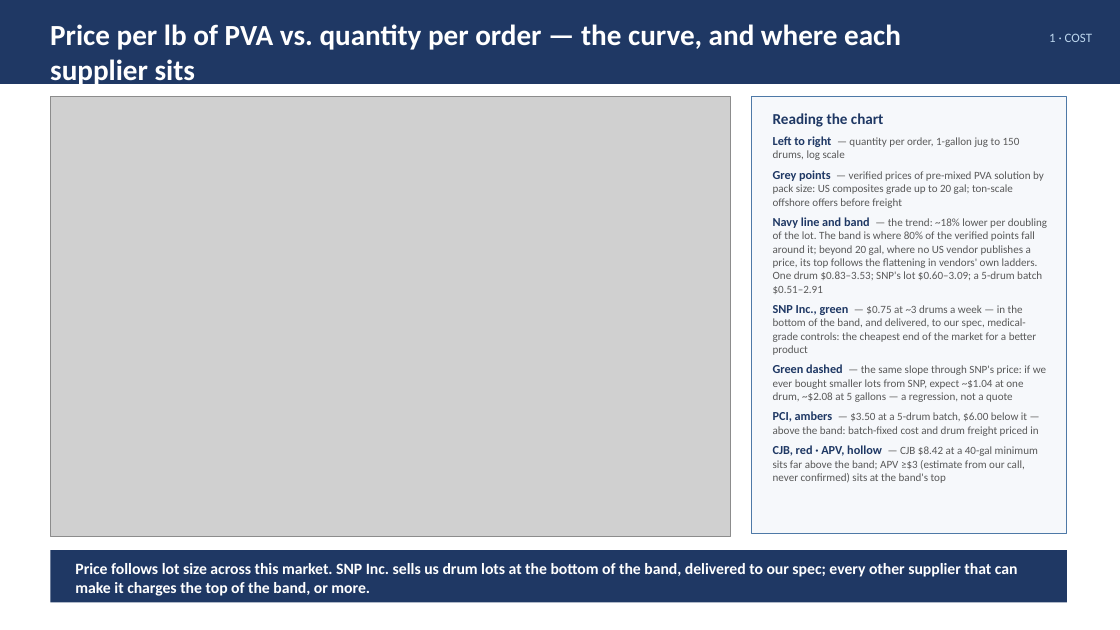
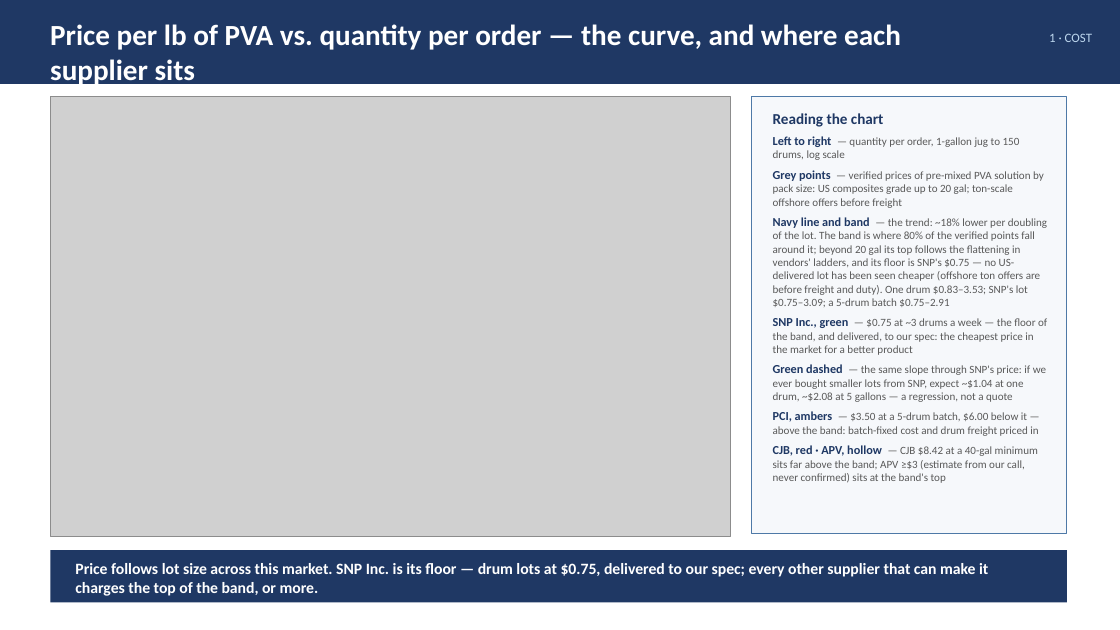
Before and after one commit to naviero1/Claude-Works, a slide deck: slide 3 of PVA second supplier initiative/PVA_Second_Supplier_Leadership_Deck.pptx. Drawn at 1120x630 pixels with LibreOffice and Linux fonts; fonts in the diff are those of the drawing; grey boxes stand for pictures. Boxes give left, top, right and bottom in pixels: in the first picture for what was removed or moved away, otherwise in the second. Text is boxed around its words. In the diff, an @@ line names an element or a change of style, - is before the commit and + after.

```diff
--- a/PVA second supplier initiative/PVA_Second_Supplier_Leadership_Deck.pptx
+++ b/PVA second supplier initiative/PVA_Second_Supplier_Leadership_Deck.pptx
@@ text at <box>773,217,1047,355</box>: text changed @@
-Navy line and band — the trend: ~18% lower per doubling of the lot. The band is where 80% of the verified points fall around it; beyond 20 gal, where no US vendor publishes a price, its top follows the flattening in vendors' own ladders. One drum $0.83–3.53; SNP's lot $0.60–3.09; a 5-drum batch $0.51–2.91
-SNP Inc., green — $0.75 at ~3 drums a week — in the bottom of the band, and delivered, to our spec, medical-grade controls: the cheapest end of the market for a better product
+Navy line and band — the trend: ~18% lower per doubling of the lot. The band is where 80% of the verified points fall around it; beyond 20 gal its top follows the flattening in vendors' ladders, and its floor is SNP's $0.75 — no US-delivered lot has been seen cheaper (offshore ton offers are before freight and duty). One drum $0.83–3.53; SNP's lot $0.75–3.09; a 5-drum batch $0.75–2.91
+SNP Inc., green — $0.75 at ~3 drums a week — the floor of the band, and delivered, to our spec: the cheapest price in the market for a better product
@@ text at <box>75,563,988,596</box>: text changed @@
-Price follows lot size across this market. SNP Inc. sells us drum lots at the bottom of the band, delivered to our spec; every other supplier that can make it charges the top of the band, or more.
+Price follows lot size across this market. SNP Inc. is its floor — drum lots at $0.75, delivered to our spec; every other supplier that can make it charges the top of the band, or more.
```
Also in this commit, not shown: 5 other files.
